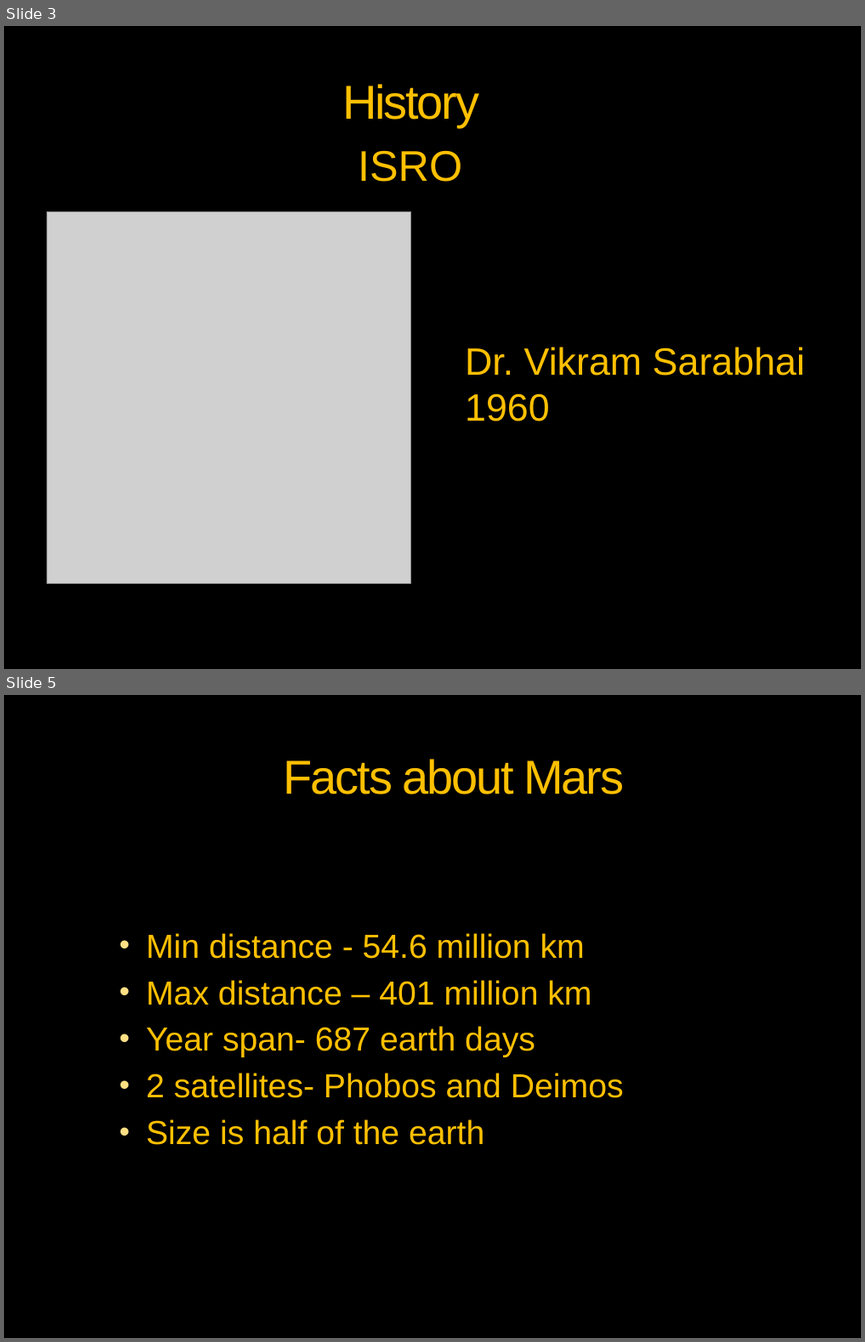
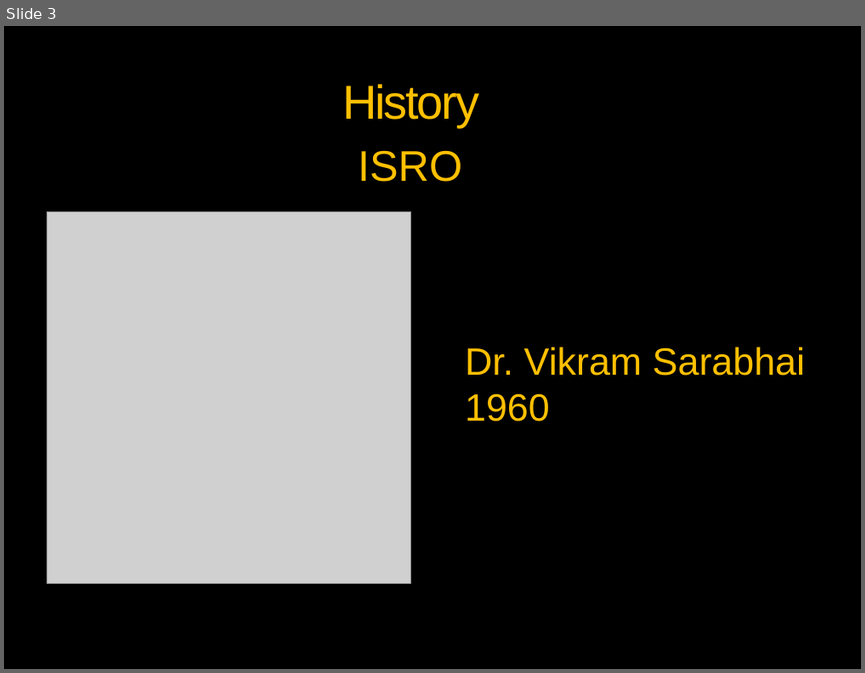
Before and after one commit to vickaas13/tedx, a slide deck: MOM- Taking India to MARS.pptx. Shown one above the other, each under a label of ours: slides 3 and 5 before the commit, slide 3 after it; the slides between them are not shown. The pictures are 865x1342 and 865x673 pixels, drawn with LibreOffice and Linux fonts; fonts in the diff are those of the drawing; grey boxes stand for pictures; background and template pictures are left out. Boxes give left, top, right and bottom in pixels: in the first picture for what was removed or moved away, otherwise in the second. Text is boxed around its words. In the diff, an @@ line names an element or a change of style, - is before the commit and + after.

```diff
--- a/MOM- Taking India to MARS.pptx
+++ b/MOM- Taking India to MARS.pptx
@@ slide 5 removed at (4, 695, 861, 1338), background picture (left out); not listed: 3 template elements that a slide beside it also shows @@
@@ title removed at (284, 759, 624, 794) @@
-Facts about Mars
@@ text removed at (146, 933, 624, 1145) @@
-  • Min distance - 54.6 million km
-  • Max distance – 401 million km
-  • Year span- 687 earth days
-  • 2 satellites- Phobos and Deimos
-  • Size is half of the earth
```
Also in this commit, not shown: 1 slide changed, 3 slides added, 3 other slides removed, 1 other file.
